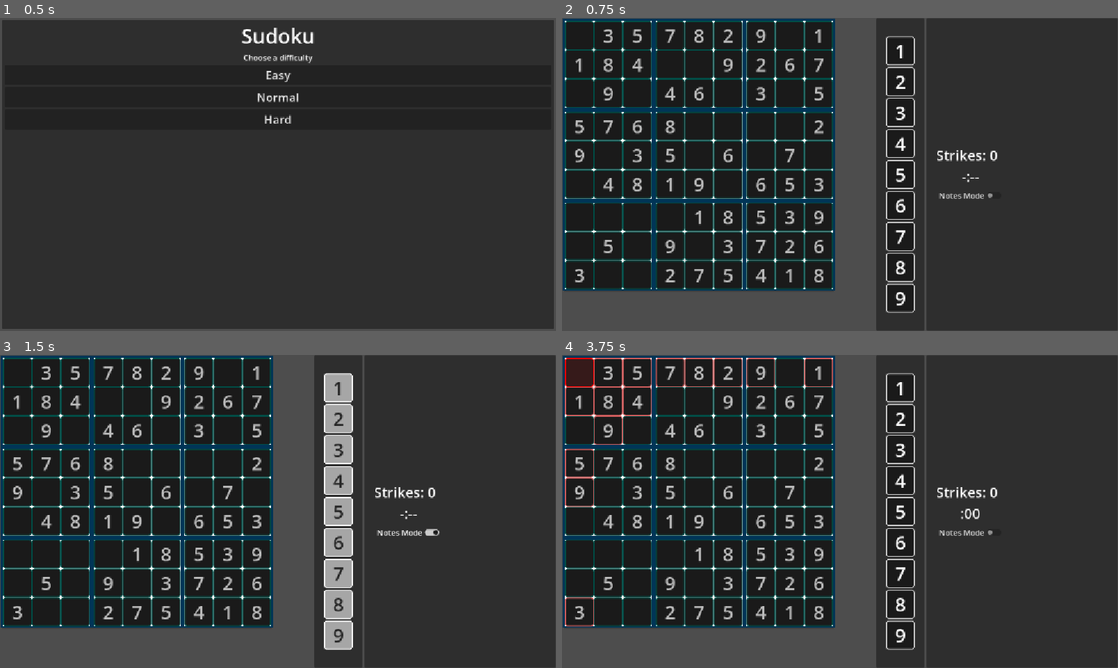
Above: before the commit, frames 1-4 (two rows, left to right).
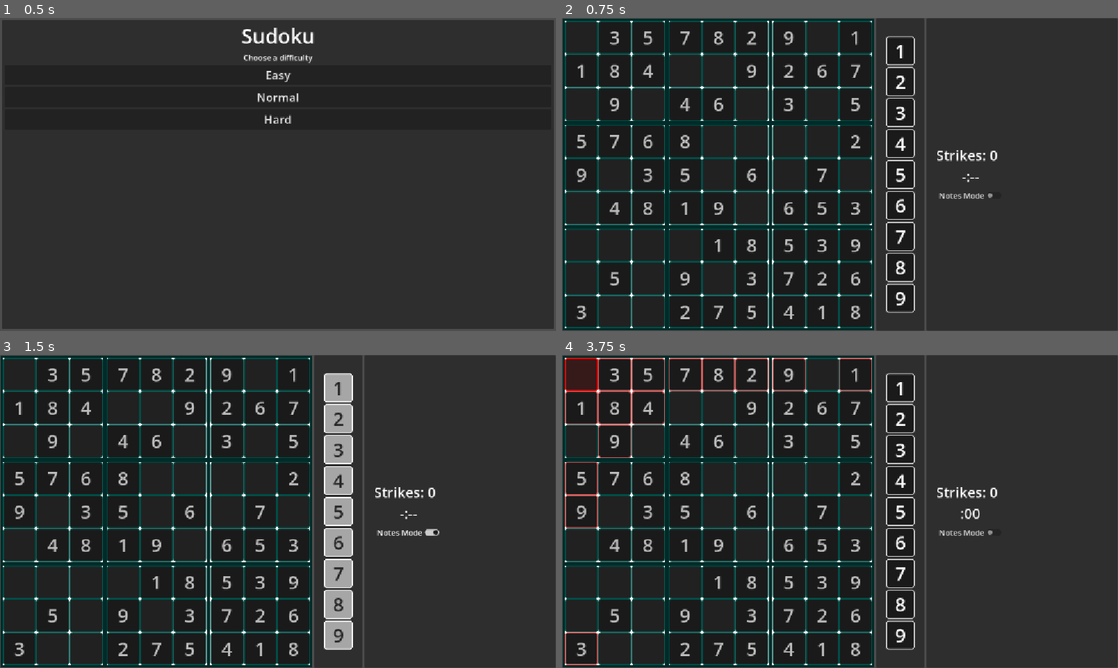
Above: after the commit, the same moments.

Repository: ignacio-w/sudoku
Game: Godot game, scene res://scenes/ui/main_menu.tscn
Same seed, same stepped clock (60 frames per second), same inputs: the game is played once before the commit and once after it.
Inputs (mouse positions are in pixels of both pictures, inside the frame that each line leads up to):
- Up to frame 1 (0.5 s): no input
- Up to frame 2 (0.75 s): click "Easy" at 0.5 s
- Up to frame 3 (1.5 s): click "Notes Mode" at 1.25 s
- Up to frame 4 (3.75 s): click "Notes Mode" at 2 s; click "Notes Mode" at 2.75 s; tap Enter at 3.5 s; move the mouse to (578, 373) at 3.52 s; click (578, 373) at 3.67 s

Frame 1 is identical in both runs. In frame 2, 30% of the frame differs, in the area x 0-57%, y 0-100%; in frame 3, 30%; in frame 4, 30%.

Commit message:
Updated cell styles and sizing
Changed colors of cells, added new cell styles so the UI is a bit clearer. Made all containers expand by default to work other UI elements.

Diff:
--- a/scenes/ui/board/board.tscn
+++ b/scenes/ui/board/board.tscn
@@ -6,8 +6,6 @@
 [node name="Board" type="MarginContainer" unique_id=1119244381]
 offset_right = 386.0
 offset_bottom = 386.0
-size_flags_horizontal = 0
-size_flags_vertical = 0
 theme_override_constants/margin_left = 1
 theme_override_constants/margin_top = 1
 theme_override_constants/margin_right = 1
--- a/scenes/ui/board/cell.gd
+++ b/scenes/ui/board/cell.gd
@@ -36,8 +36,11 @@
 	style.border_color = Color.RED
 	style.set_corner_radius_all(5)
 	cell_styles["selected"] = style.duplicate(true)
+	style.bg_color = Color("212121ff")
+	style.border_color = Color("004d46")
+	cell_styles["empty"] = style.duplicate(true)
+	style.bg_color = Color("1a1a1a")
 	style.border_color = Color.INDIAN_RED
-	style.bg_color = Color("1a1a1a")
 	cell_styles["conflict_highlight"] = style.duplicate(true)
 	style.border_color = Color.GREEN
 	style.bg_color = Color("132613ff")
@@ -95,9 +98,11 @@
 	board_pos = pos
 	if clue == 0:
 		number_label.text = EMPTY
+		add_theme_stylebox_override("panel", cell_styles["empty"])
 	else:
 		number_label.text = str(clue)
 		is_clue = true
+		add_theme_stylebox_override("panel", cell_styles["default"])
 
 
 ## Sets the value of the cell to the given number. Use this function for user
@@ -107,7 +112,7 @@
 	number_label.remove_theme_color_override("font_color")
 	number_label.add_theme_color_override("font_color", Color.CYAN)
 	number_label.text = str(value)
-
+	add_theme_stylebox_override("panel", cell_styles["empty"])
 	# Reset all notes to none
 	notes.clear()
 	for note in notes_container.get_children(): note.hide()
@@ -143,7 +148,10 @@
 
 	match cell_state:
 		CellState.DEFAULT:
-			add_theme_stylebox_override("panel", cell_styles["default"])
+			if value == 0:
+				add_theme_stylebox_override("panel", cell_styles["empty"])
+			else:
+				add_theme_stylebox_override("panel", cell_styles["default"])
 			state = CellState.DEFAULT
 		CellState.SELECTED:
 			add_theme_stylebox_override("panel", cell_styles["selected"])
--- a/scenes/ui/board/cell.tscn
+++ b/scenes/ui/board/cell.tscn
@@ -23,6 +23,8 @@
 custom_minimum_size = Vector2(60, 60)
 offset_right = 40.0
 offset_bottom = 40.0
+size_flags_horizontal = 3
+size_flags_vertical = 3
 theme_override_styles/panel = SubResource("StyleBoxFlat_yh0nt")
 script = ExtResource("1_yh0nt")
 
@@ -48,7 +50,7 @@
 theme_override_constants/v_separation = -3
 columns = 3
 
-[node name="Label" type="Label" parent="MarginContainer/NotesContainer" unique_id=958222668]
+[node name="Label" type="Label" parent="MarginContainer/NotesContainer" unique_id=1071262977]
 texture_filter = 1
 layout_mode = 2
 size_flags_horizontal = 3
--- a/scenes/ui/board/sub_grid.tscn
+++ b/scenes/ui/board/sub_grid.tscn
@@ -9,9 +9,11 @@
 border_width_top = 4
 border_width_right = 4
 border_width_bottom = 4
-border_color = Color(0, 0.20966662, 0.34, 1)
+border_color = Color(0, 0.17, 0.1558333, 1)
 
 [node name="SubGrid" type="PanelContainer" unique_id=1508803001]
+size_flags_horizontal = 3
+size_flags_vertical = 3
 theme_override_styles/panel = SubResource("StyleBoxFlat_uhup1")
 script = ExtResource("1_7obug")
 
